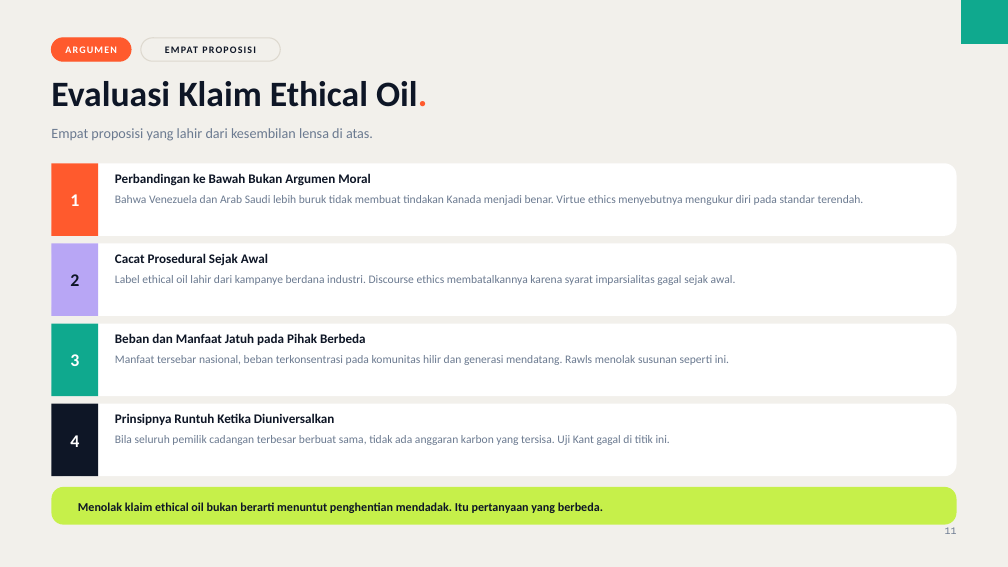
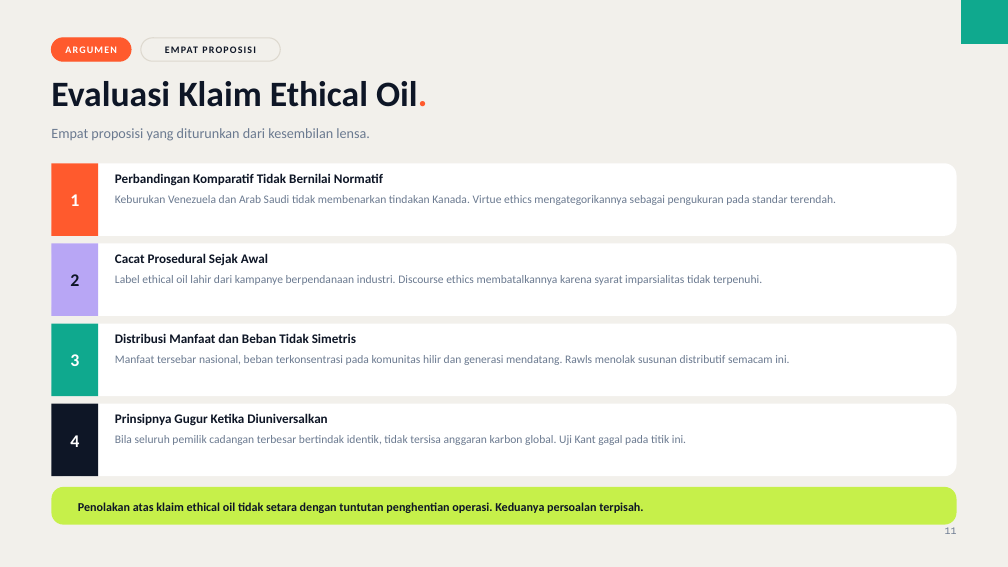
Before and after one commit to aslihabnuri/Dom-Manipulation, a slide deck: slide 11 of business-ethics/chapter-3/decks/Deck-2-Analisis-Kasus-Oil-Sands.pptx. Drawn at 1008x567 pixels with LibreOffice and Linux fonts; fonts in the diff are those of the drawing. Boxes give left, top, right and bottom in pixels: in the first picture for what was removed or moved away, otherwise in the second. Text is boxed around its words. In the diff, an @@ line names an element or a change of style, - is before the commit and + after.

```diff
--- a/business-ethics/chapter-3/decks/Deck-2-Analisis-Kasus-Oil-Sands.pptx
+++ b/business-ethics/chapter-3/decks/Deck-2-Analisis-Kasus-Oil-Sands.pptx
@@ text at box(51, 128, 370, 141): text changed @@
-Empat proposisi yang lahir dari kesembilan lensa di atas.
+Empat proposisi yang diturunkan dari kesembilan lensa.
@@ text at box(115, 173, 383, 186): text changed @@
-Perbandingan ke Bawah Bukan Argumen Moral
+Perbandingan Komparatif Tidak Bernilai Normatif
@@ text at box(115, 195, 836, 205): text changed @@
-Bahwa Venezuela dan Arab Saudi lebih buruk tidak membuat tindakan Kanada menjadi benar. Virtue ethics menyebutnya mengukur diri pada standar terendah.
+Keburukan Venezuela dan Arab Saudi tidak membenarkan tindakan Kanada. Virtue ethics mengategorikannya sebagai pengukuran pada standar terendah.
@@ text at box(115, 275, 762, 285): text changed @@
-Label ethical oil lahir dari kampanye berdana industri. Discourse ethics membatalkannya karena syarat imparsialitas gagal sejak awal.
+Label ethical oil lahir dari kampanye berpendanaan industri. Discourse ethics membatalkannya karena syarat imparsialitas tidak terpenuhi.
@@ text at box(115, 355, 789, 365): text changed @@
-Manfaat tersebar nasional, beban terkonsentrasi pada komunitas hilir dan generasi mendatang. Rawls menolak susunan seperti ini.
+Manfaat tersebar nasional, beban terkonsentrasi pada komunitas hilir dan generasi mendatang. Rawls menolak susunan distributif semacam ini.
@@ text at box(115, 333, 356, 343): text changed @@
-Beban dan Manfaat Jatuh pada Pihak Berbeda
+Distribusi Manfaat dan Beban Tidak Simetris
@@ text at box(115, 413, 327, 426): text changed @@
-Prinsipnya Runtuh Ketika Diuniversalkan
+Prinsipnya Gugur Ketika Diuniversalkan
@@ text at box(115, 435, 686, 445): text changed @@
-Bila seluruh pemilik cadangan terbesar berbuat sama, tidak ada anggaran karbon yang tersisa. Uji Kant gagal di titik ini.
+Bila seluruh pemilik cadangan terbesar bertindak identik, tidak tersisa anggaran karbon global. Uji Kant gagal pada titik ini.
@@ text at box(78, 502, 643, 513): text changed @@
-Menolak klaim ethical oil bukan berarti menuntut penghentian mendadak. Itu pertanyaan yang berbeda.
+Penolakan atas klaim ethical oil tidak setara dengan tuntutan penghentian operasi. Keduanya persoalan terpisah.
```
Also in this commit, not shown: 13 other slides changed, 5 other files.
